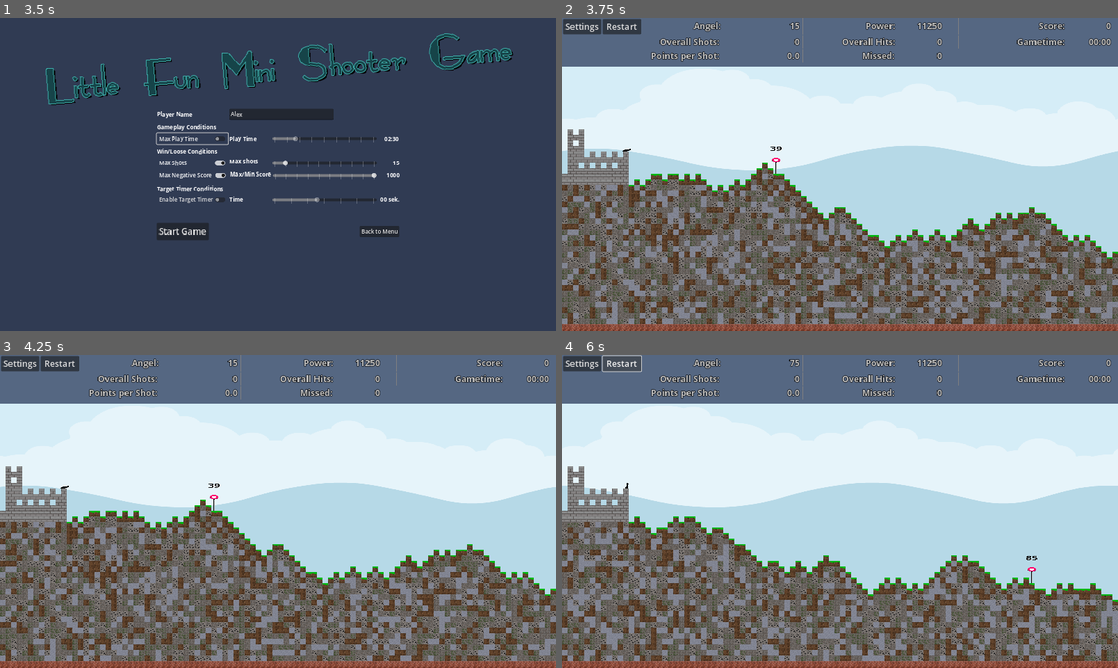
Above: before the commit, frames 1-4 (two rows, left to right).
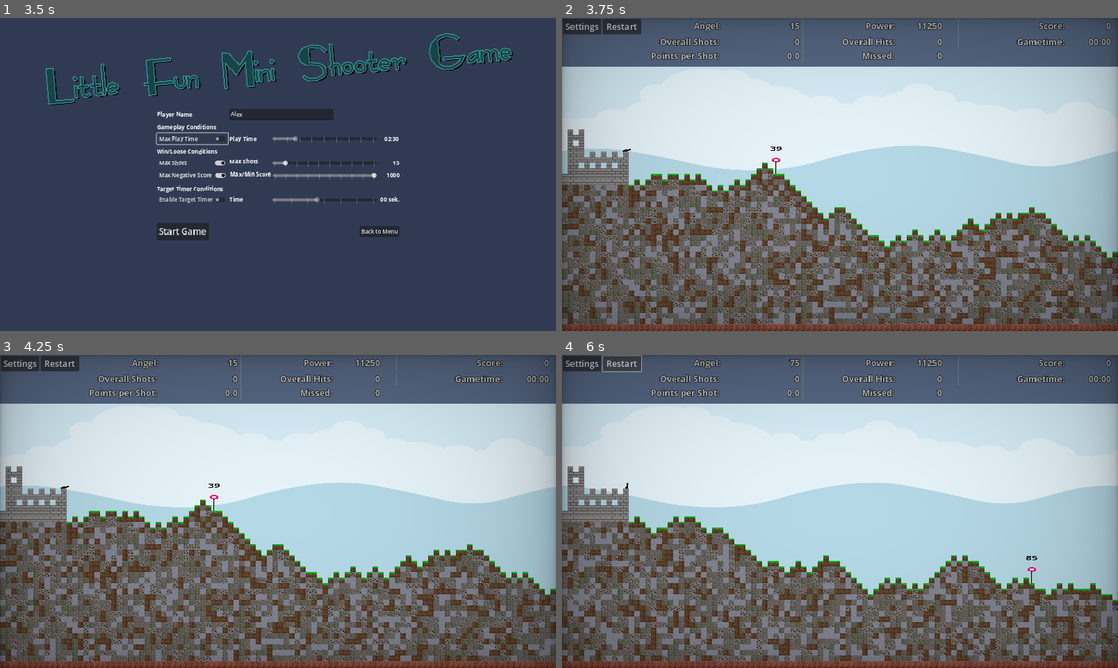
Above: after the commit, the same moments.

Repository: Coding-4Fun/Just4Fun_Mini_Shootergame
Game: Godot game, scene res://UI/MainMenuUI/MainMenuUI.tscn
Same seed, same stepped clock (60 frames per second), same inputs: the game is played once before the commit and once after it.
Inputs (mouse positions are in pixels of both pictures, inside the frame that each line leads up to):
- Up to frame 1 (3.5 s): click "Play" at 0.5 s; click (283, 115) at 1.27 s; type "Alex" at 1.35 s; click "Max Play Time" at 2 s; click "Max Play Time" at 2.75 s
- Up to frame 2 (3.75 s): click "Start Game" at 3.5 s
- Up to frame 3 (4.25 s): no input
- Up to frame 4 (6 s): click "Restart" at 4.25 s; click "Restart" at 5 s; click "Restart" at 5.75 s

Frame 1 is identical in both runs. In frame 2, 15% of the frame differs, in the area x 0-100%, y 0-100%; in frame 3, 15%; in frame 4, 15%.

Commit message:
Add: vignette effect for hitting

Diff:
--- a/MainGameScene/MainGame.tscn
+++ b/MainGameScene/MainGame.tscn
@@ -1,7 +1,8 @@
-[gd_scene load_steps=12 format=3 uid="uid://h8vcng8ps4vd"]
+[gd_scene load_steps=13 format=3 uid="uid://h8vcng8ps4vd"]
 
 [ext_resource type="TileSet" uid="uid://di4l1ben37h3b" path="res://MainGameScene/TerrainTiles/blocks_tileset_16x16.tres" id="1"]
 [ext_resource type="Script" path="res://MainGameScene/MainGame.gd" id="2"]
+[ext_resource type="PackedScene" uid="uid://dmyeg6ldx2orv" path="res://UI/components/vignette/vignette.tscn" id="2_jfj17"]
 [ext_resource type="Script" path="res://scripts/players.gd" id="4"]
 [ext_resource type="PackedScene" uid="uid://ncuxb50cjisf" path="res://UI/InGameUI/IngameUI_Redesign.tscn" id="5_y7iba"]
 [ext_resource type="PackedScene" uid="uid://lci12xbkaqx2" path="res://Cannon/Cannon.tscn" id="6"]
@@ -19,6 +20,8 @@
 
 [node name="MainGame" type="Node2D"]
 script = ExtResource("2")
+
+[node name="Vignette" parent="." instance=ExtResource("2_jfj17")]
 
 [node name="WorldEnvironment" type="WorldEnvironment" parent="."]
 environment = SubResource("Environment_47r24")
